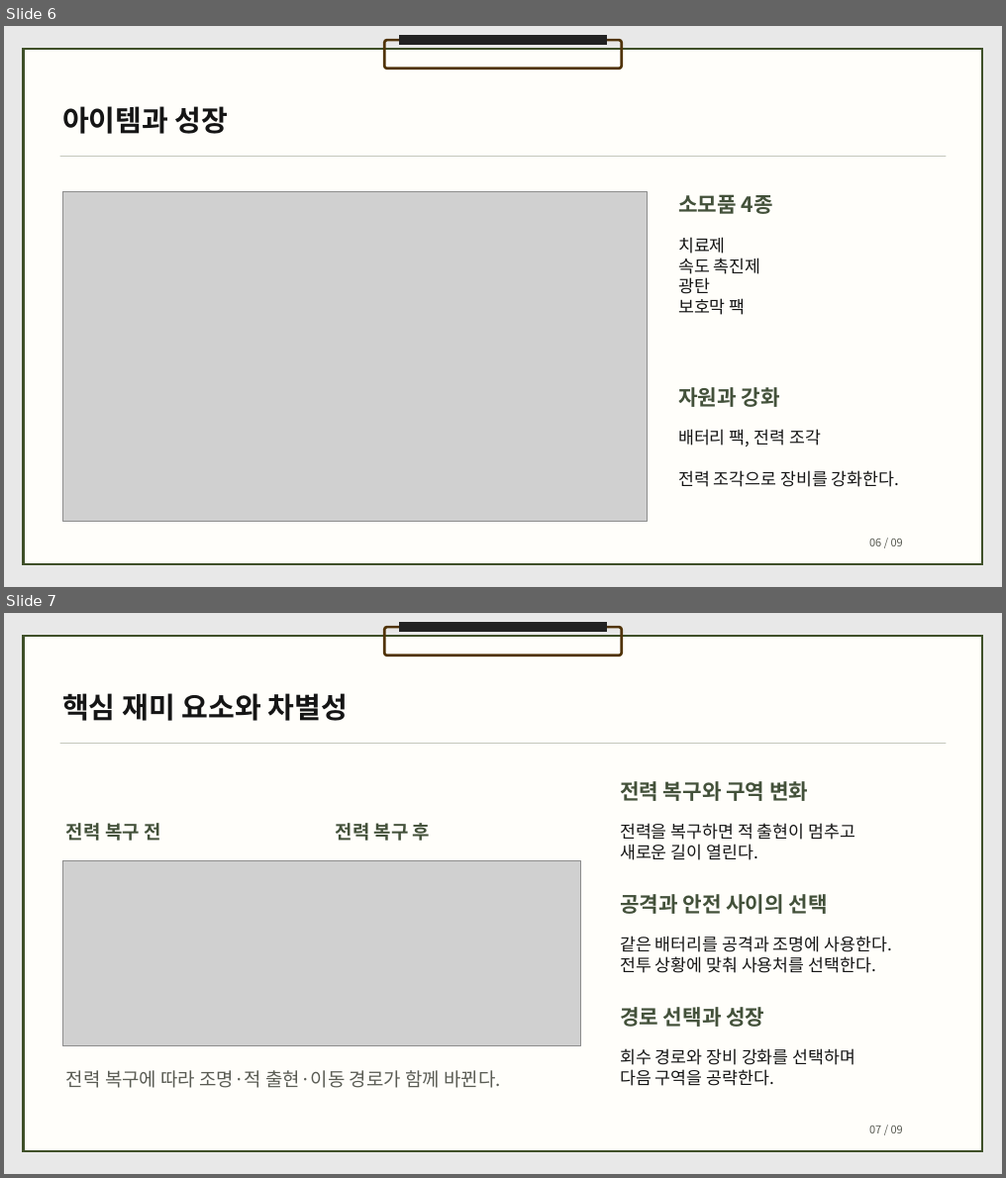
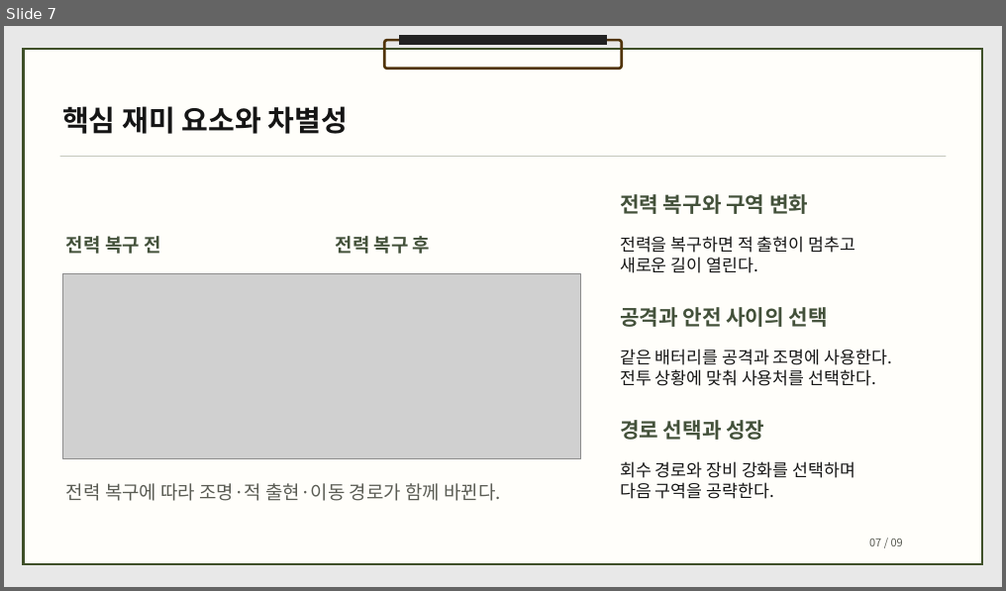
Before and after one commit to dbguswh/2Dgame_project, a slide deck: docs/2D게임프로그래밍 1차발표.pptx. Shown one above the other, each under a label of ours: slides 6 and 7 before the commit, slide 7 after it. The pictures are 1006x1178 and 1006x591 pixels, drawn with LibreOffice and Linux fonts; fonts in the diff are those of the drawing; grey boxes stand for pictures. Boxes give left, top, right and bottom in pixels: in the first picture for what was removed or moved away, otherwise in the second. Text is boxed around its words. In the diff, an @@ line names an element or a change of style, - is before the commit and + after.

```diff
--- a/docs/2D게임프로그래밍 1차발표.pptx
+++ b/docs/2D게임프로그래밍 1차발표.pptx
@@ slide 6 removed at [4, 26, 1002, 587], background #E8E8E8 @@
@@ freeform shape removed at [24, 49, 982, 564] @@
@@ freeform shape removed at [384, 40, 621, 69] @@
@@ freeform shape removed at [399, 35, 607, 45] @@
@@ text removed at [62, 106, 229, 134] @@
-아이템과 성장
@@ rectangle removed at [59, 156, 945, 157] @@
@@ picture removed at [62, 192, 648, 521] @@
@@ text removed at [678, 194, 773, 214] @@
-소모품 4종
@@ text removed at [678, 237, 761, 315] @@
-치료제
-속도 촉진제
-광탄
-보호막 팩
@@ text removed at [678, 387, 780, 407] @@
-자원과 강화
@@ text removed at [678, 429, 900, 487] @@
-배터리 팩, 전력 조각
-전력 조각으로 장비를 강화한다.
@@ text removed at [869, 539, 903, 547] @@
-06 / 09
```
Also in this commit, not shown: 1 slide changed, 2 slides added, 1 other slide removed.
